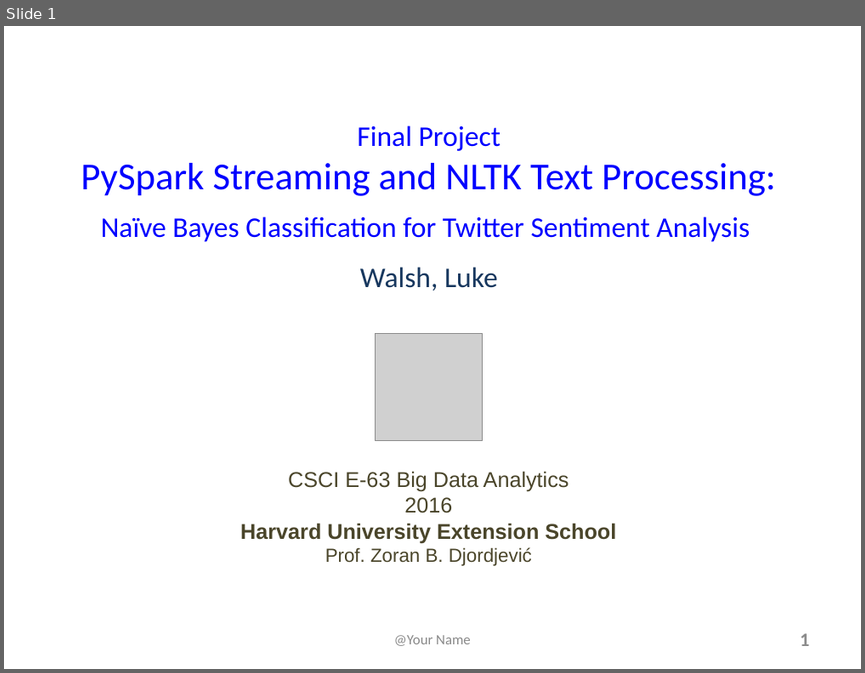
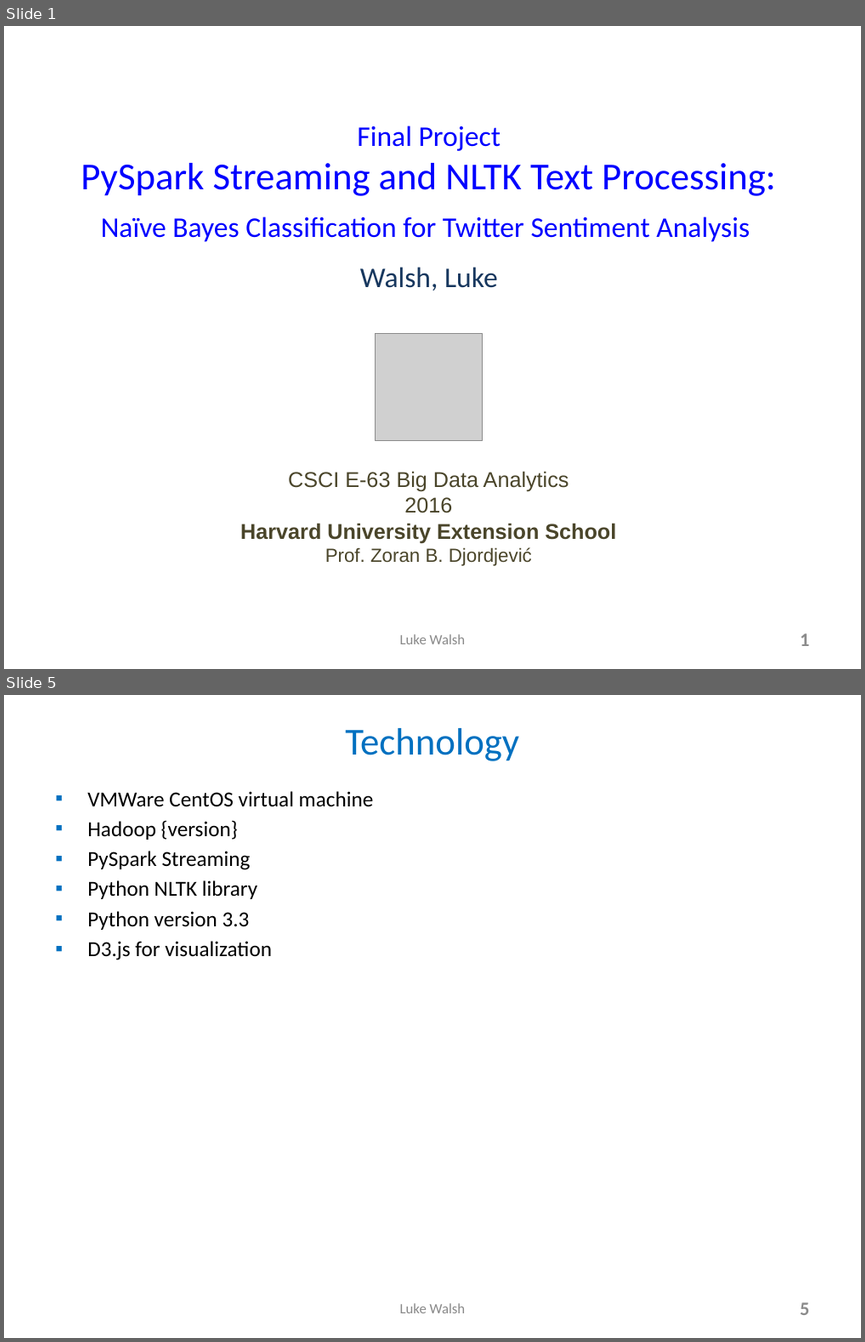
Before and after one commit to lukewalshct/Twitter_Sentiment, a slide deck: LWalsh_FinalProjectSlides.pptx. Shown one above the other, each under a label of ours: slide 1 before the commit, slides 1 and 5 after it; the slides between them are not shown. The pictures are 865x673 and 865x1342 pixels, drawn with LibreOffice and Linux fonts; fonts in the diff are those of the drawing; grey boxes stand for pictures. Boxes give left, top, right and bottom in pixels: in the first picture for what was removed or moved away, otherwise in the second. Text is boxed around its words. In the diff, an @@ line names an element or a change of style, - is before the commit and + after.

```diff
--- a/LWalsh_FinalProjectSlides.pptx
+++ b/LWalsh_FinalProjectSlides.pptx
@@ slide 5 added at (x1=4, y1=695, x2=861, y2=1338), background #FFFFFF @@
@@ title added at (x1=345, y1=728, x2=519, y2=761), 32 pt, text #0070C0 @@
+Technology
@@ text added at (x1=87, y1=791, x2=374, y2=960), 18 pt, text #000000 @@
+▪ VMWare CentOS virtual machine
+▪ Hadoop {version}
+▪ PySpark Streaming
+▪ Python NLTK library
+▪ Python version 3.3
+▪ D3.js for visualization
@@ text added at (x1=400, y1=1303, x2=466, y2=1313), 12 pt, text #898989 @@
+Luke Walsh
@@ page number added at (x1=800, y1=1302, x2=809, y2=1315), 16 pt, text #8C8C8C, bold @@
+5
@@ slide 1 changed as well @@
@@ text at (x1=400, y1=634, x2=466, y2=644): text changed @@
-@Your Name
+Luke Walsh
```
Also in this commit, not shown: 2 other slides changed, 8 other slides added, 2 other files.
